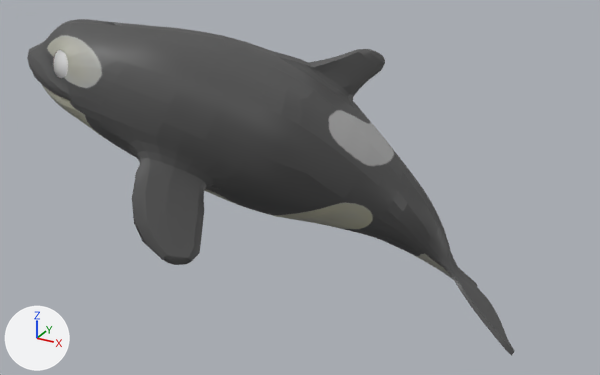
Renders of the FBX model FirstPersonWhale/Assets/Animation/scarlet_rock_point_idle_left.fbx from each side of a commit.
One viewpoint serves both versions: a camera (50 mm lens) standing at (1.37, -4.39, 1.58) and looking at (-0.65, -0.72, -0.25). The axes (+X, +Y, +Z) are drawn at lower left. The lights are the same throughout. Both versions are drawn at frame 51 of the action 'Take 001'; the numbers are the values there.

In view in the first picture: 'luna:left_eye_geo', 'luna:luna_geo'.
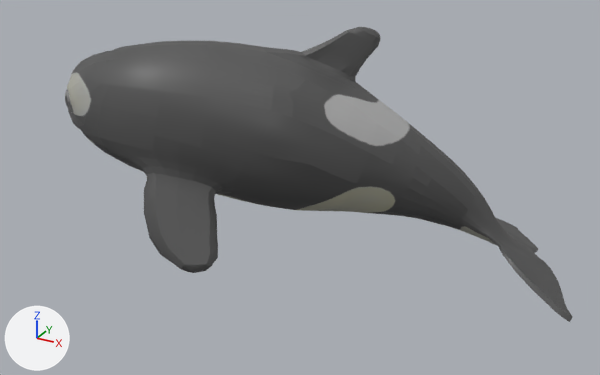
Changed parts and their boxes [x1, y1, x2, y2] in the pictures (600 x 375 px):
'luna:luna_geo', posed (12% shorter): before [27, 19, 515, 356]; after [67, 27, 573, 322]
'luna:left_eye_geo', posed: before [53, 50, 68, 78]; after [65, 89, 73, 113]
bone 'luna:center_root_bind_joint', root to tip: before (154, 93) to (172, 35); after (157, 109) to (160, 50)
bone 'luna:center_neck_bind_joint', root to tip: before (154, 93) to (162, 65); after (157, 109) to (156, 80)
bone 'luna:center_head_bind_joint', root to tip: before (126, 83) to (132, 37); after (133, 104) to (123, 59)

The change in detail:
Bone 'luna:center_root_bind_joint' (bone_luna_center_root_bind_joint) moves from (-41.7, -7.6, -121.2) to (-36.7, -18.0, -124.4).
Bone 'luna:center_root_bind_joint' (bone_luna_center_root_bind_joint) turns from (24, -47, -32) to (12, -59, -16) degrees about its own x, y and z.
Bone 'luna:center_neck_bind_joint' (bone_luna_center_neck_bind_joint) turns from (1, -21, 3) to (0, -29, 7) degrees about its own x, y and z.
Bone 'luna:center_head_bind_joint' (bone_luna_center_head_bind_joint) turns from (2, -5, 5) to (0, -15, 11) degrees about its own x, y and z.
